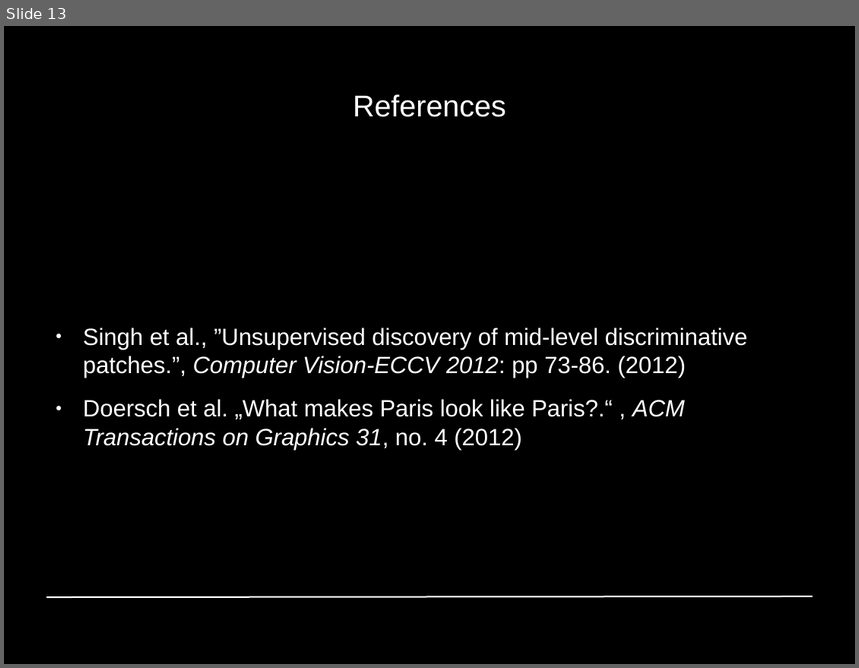
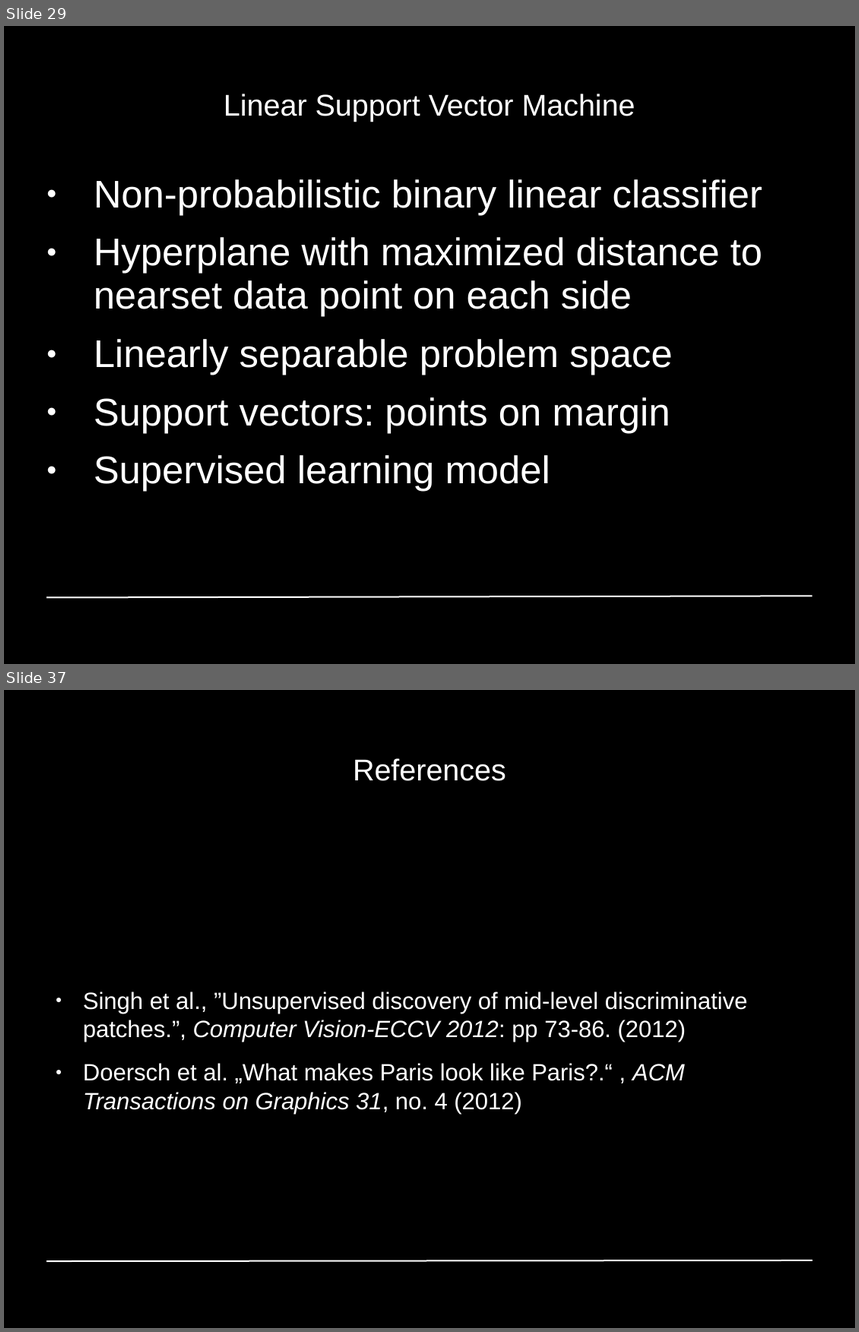
Before and after one commit to GiannisPapadopoulos/DiscriminativePatches, a slide deck: presentations/period1/MAI_Project1_Group4.odp. Shown one above the other, each under a label of ours: slide 13 before the commit, slides 29 and 37 after it; the slides between them are not shown. The pictures are 859x668 and 859x1332 pixels, drawn with LibreOffice and Linux fonts; fonts in the diff are those of the drawing; background and template pictures are left out. Boxes give left, top, right and bottom in pixels: in the first picture for what was removed or moved away, otherwise in the second. Text is boxed around its words. In the diff, an @@ line names an element or a change of style, - is before the commit and + after.

```diff
--- a/presentations/period1/MAI_Project1_Group4.odp
+++ b/presentations/period1/MAI_Project1_Group4.odp
@@ slide 29 added at (4, 26, 855, 664), background #000000 @@
@@ title added at (224, 94, 636, 121), 28 pt, text #FFFFFF @@
+Linear Support Vector Machine
@@ text added at (94, 180, 762, 492), 36 pt, text #FFFFFF @@
+● Non-probabilistic binary linear classifier
+● Hyperplane with maximized distance to nearset data point on each side
+● Linearly separable problem space
+● Support vectors: points on margin
+● Supervised learning model
@@ line added from (47, 598) to (813, 597), #FFFFFF 1.42 pt @@
@@ what was slide 13 is now slide 37 @@
```
Also in this commit, not shown: 8 slides changed, 25 other slides added, 2 slides removed.
